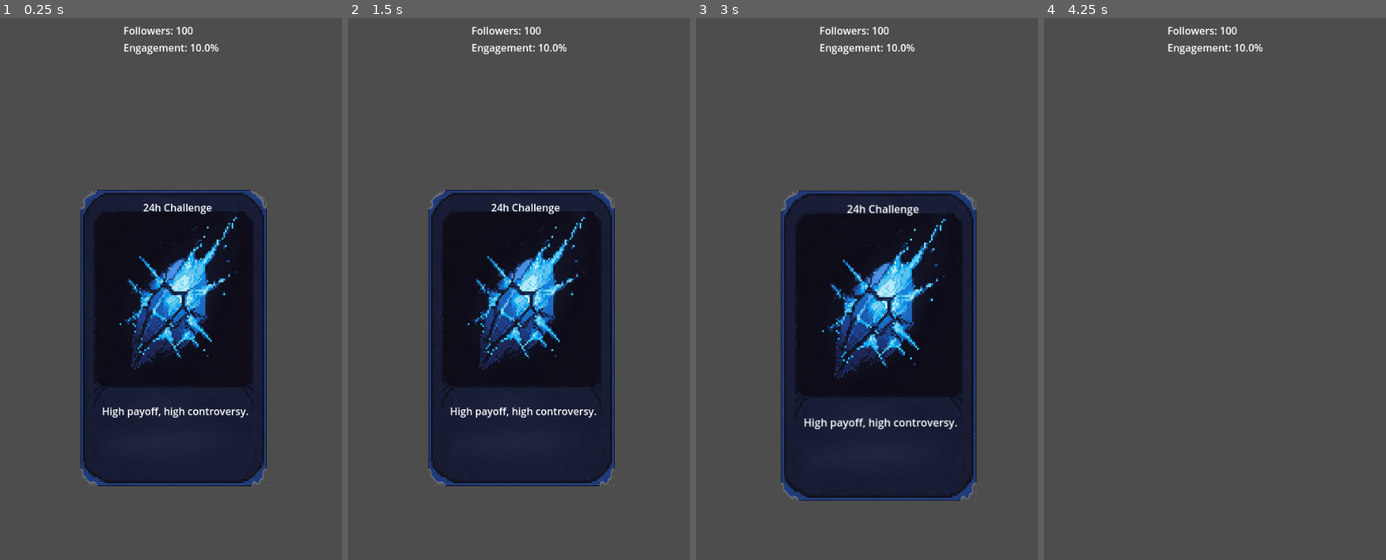
Above: before the commit, frames 1-4 (left to right).
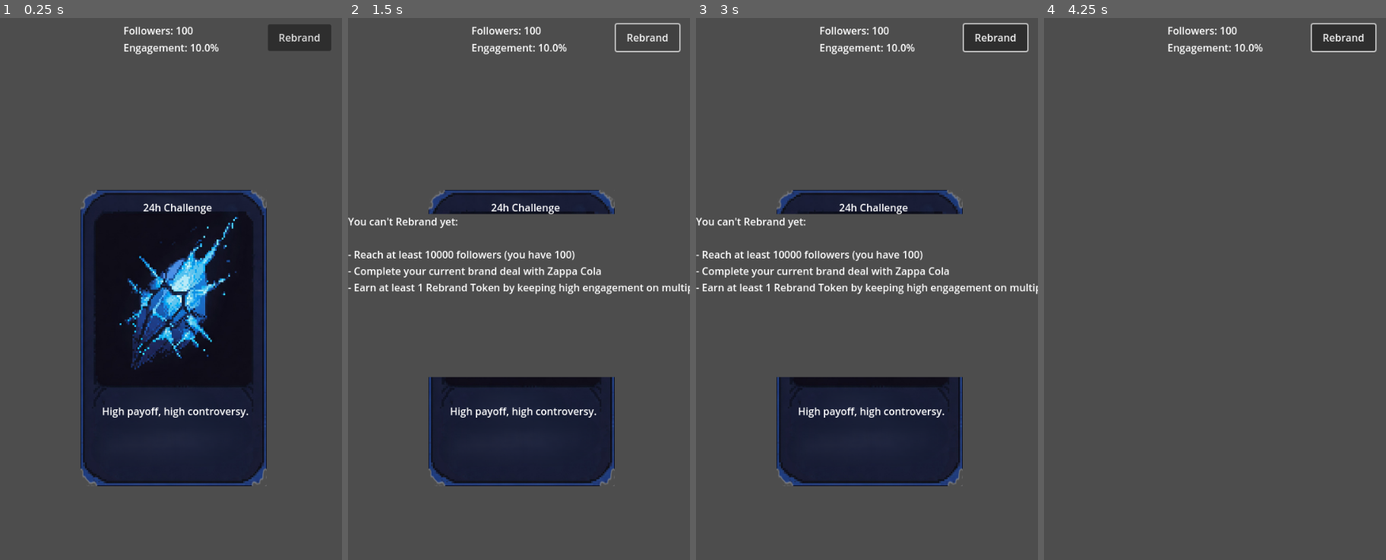
Above: after the commit, the same moments.

Repository: Sanyam-jhingan/InfluencerGame
Game: Godot game, scene res://Main.tscn
Two runs of this game, one before a commit and one after it. Both use one fixed random seed, a clock stepped at 60 frames per second and the inputs below.
Inputs (mouse positions are in pixels of both pictures, inside the frame that each line leads up to):
- Up to frame 1 (0.25 s): no input
- Up to frame 2 (1.5 s): click (648, 39) at 0.5 s, where only the run after the commit has a clickable "Rebrand"; click (648, 39) at 1.25 s, where only the run after the commit has a clickable "Rebrand"
- Up to frame 3 (3 s): click (996, 39) at 2 s, where only the run after the commit has a clickable "Rebrand"; tap Enter at 2.75 s; drag from (870, 326) to (901, 164) at 2.77 s
- Up to frame 4 (4.25 s): drag from (1317, 386) to (1197, 419) at 3.52 s

The runs differ from the first frame. In frame 1, 0.8% of the frame differs, in the area x 78-97%, y 1-7%; in frame 2, 18%; in frame 3, 25%, in the area x 0-100%, y 0-90%; in frame 4, 1.0%.

Commit message:
Added Rebrand mechanic

Diff:
--- a/Main.gd
+++ b/Main.gd
@@ -5,11 +5,21 @@
 @onready var engagement_label = $FollowerPanel/EngagementLabel
 @onready var card_container = $CardContainer
 @onready var result_label = $ResultLabel
+@onready var rebrand_button = $RebrandButton
 
 # Game Variables
 var followers = 100
 var engagement = 10.0
 var current_card = null
+
+# Prestige System: Rebranding
+var rebrand_tokens = 0
+var rebrand_available = false
+var rebrand_engagement_streak = 0
+const REBRAND_FOLLOWER_REQUIREMENT = 10000
+const REQUIRED_ENGAGEMENT_STREAK = 10
+const REQUIRED_ENGAGEMENT_THRESHOLD = 20.0
+var brand_deal_completed = false
 
 # Algorithm Update System
 enum FavoredContent { TREND, BRAND, VLOG, CHALLENGE }
@@ -30,31 +40,29 @@
 	algorithm_timer.autostart = true
 	algorithm_timer.timeout.connect(_on_algorithm_shift)
 
-	# Simulate initial brand deal
 	offer_brand_deal()
+	rebrand_button.disabled = false
+	rebrand_button.pressed.connect(_on_rebrand_pressed)
 
 func update_stats():
 	follower_label.text = "Followers: %d" % followers
 	engagement_label.text = "Engagement: %.1f%%" % engagement
+	rebrand_button.disabled = not check_rebrand_conditions()
 
 func generate_new_card():
 	if current_card and is_instance_valid(current_card):
 		current_card.queue_free()
-		await get_tree().process_frame  # Ensure it's freed before adding a new one
+		await get_tree().process_frame
 
 	var card = preload("res://Card.tscn").instantiate()
-
 	var content_types = FavoredContent.values()
 	var content_type = content_types[randi() % content_types.size()]
-
-	# Randomized attributes
 	card.card_data = {
 		"reach": randi_range(50, 300),
 		"risk": randf_range(0.0, 0.6),
 		"content_type": content_type,
-		"quality_score": randf_range(0.0, 1.0)  # 0.0 = bad, 1.0 = excellent
+		"quality_score": randf_range(0.0, 1.0)
 	}
-
 	card_container.add_child(card)
 	card.swipe_accepted.connect(_on_card_accepted)
 	card.swipe_rejected.connect(_on_card_rejected)
@@ -64,27 +72,31 @@
 	var glow = $AcceptGlow if is_accept else $RejectGlow
 	var tween = get_tree().create_tween()
 	glow.modulate.a = 0.0
-	tween.tween_property(glow, "modulate:a", 1.0, 0.1) # Fade in
+	tween.tween_property(glow, "modulate:a", 1.0, 0.1)
 	tween.tween_interval(0.1)
-	tween.tween_property(glow, "modulate:a", 0.0, 0.2) # Fade out
+	tween.tween_property(glow, "modulate:a", 0.0, 0.2)
 
 func _on_card_accepted(card_data):
 	flash_glow(true)
 	var score = evaluate_card(card_data)
 	var quality = card_data.quality_score
 
-	# Only high-quality content gains followers
 	if quality > 0.4:
 		followers += int(score * quality)
 		engagement += randf_range(0.1, 1.0) * quality
 		result_label.text = "👍 Great choice!"
+		if engagement >= REQUIRED_ENGAGEMENT_THRESHOLD:
+			rebrand_engagement_streak += 1
+			if rebrand_engagement_streak >= REQUIRED_ENGAGEMENT_STREAK:
+				rebrand_tokens += 1
+				rebrand_engagement_streak = 0
+				result_label.text += " ✨ Earned a Rebrand Token!"
 	else:
-		# Penalty for blindly accepting junk
 		followers -= int((1.0 - quality) * 50)
 		engagement -= randf_range(0.3, 1.0) * (1.0 - quality)
+		rebrand_engagement_streak = 0
 		result_label.text = "⚠️ Low-quality post! You lost followers."
 
-	# Check brand deal completion
 	if active_deal and FavoredContent.has(card_data.content_type) and FavoredContent[card_data.content_type] == active_deal.requirement:
 		complete_brand_deal()
 
@@ -94,20 +106,17 @@
 func _on_card_rejected(card_data):
 	flash_glow(false)
 	var score = evaluate_card(card_data)
-	if score < 50:  # Adjust this threshold as needed
+	if score < 50:
 		result_label.text = "🚫 Good call. That post would’ve flopped!"
 	else:
 		result_label.text = "👎 Missed opportunity."
 		followers -= int(card_data.risk * 5)
 		engagement -= randf_range(0.2, 0.5)
+		rebrand_engagement_streak = 0
 
 	update_stats()
 	generate_new_card()
 
-
-# ----------- Extensions -----------
-
-# Algorithm Update System
 func _on_algorithm_shift():
 	var options = FavoredContent.values()
 	current_favored = options[randi() % options.size()]
@@ -119,7 +128,8 @@
 		base_score *= 1.5
 	return base_score
 
-# Brand Deal System
+# ----- Brand Deal System -----
+
 func offer_brand_deal():
 	var deal = {
 		"brand": "Zappa Cola",
@@ -140,9 +150,48 @@
 		followers += active_deal.reward
 		result_label.text = "💰 Brand deal completed!"
 		print("🎉 Brand deal complete! Followers gained.")
+		brand_deal_completed = true
 		active_deal = null
 
 func show_brand_offer(deal):
 	print("💼 New Brand Deal Offer: %s wants %s content" % [deal.brand, deal.requirement])
-	# In the future, you can pop up a UI panel here
-	accept_brand_deal(deal)  # Auto-accept for now (can change to player choice later)
+	accept_brand_deal(deal)
+
+# ----- Rebrand System -----
+
+func check_rebrand_conditions() -> bool:
+	return followers >= REBRAND_FOLLOWER_REQUIREMENT and brand_deal_completed and rebrand_tokens > 0
+
+func show_rebrand_hint():
+	var reasons = []
+
+	if followers < REBRAND_FOLLOWER_REQUIREMENT:
+		reasons.append("- Reach at least %d followers (you have %d)" % [REBRAND_FOLLOWER_REQUIREMENT, followers])
+
+	if active_deal != null:
+		reasons.append("- Complete your current brand deal with %s" % active_deal.brand)
+
+	if rebrand_tokens < 1:
+		reasons.append("- Earn at least 1 Rebrand Token by keeping high engagement on multiple good posts")
+
+	var hint_text = "You can't Rebrand yet:\n\n" + "\n".join(reasons)
+	$RebrandHintPopup/RebrandHintLabel.text = hint_text
+	$RebrandHintPopup.popup_centered()
+
+func _on_rebrand_pressed():
+	print("Rebrand button pressed")
+	if not check_rebrand_conditions():
+		show_rebrand_hint()
+		return
+
+	followers = 100
+	engagement = 10.0
+	rebrand_tokens -= 1
+	brand_deal_completed = false
+	rebrand_engagement_streak = 0
+	result_label.text = "🔄 You rebranded! Growth bonuses applied."
+
+	# Apply prestige bonuses (placeholder - customize later)
+	# Example: +10% permanent follower gain multiplier (not yet implemented)
+	update_stats()
+	generate_new_card()
--- a/Main.tscn
+++ b/Main.tscn
@@ -26,7 +26,7 @@
 
 [node name="FollowerLabel" type="Label" parent="FollowerPanel"]
 layout_mode = 2
-text = "99"
+text = "999"
 
 [node name="EngagementLabel" type="Label" parent="FollowerPanel"]
 layout_mode = 2
@@ -78,3 +78,23 @@
 offset_right = 22.0
 offset_bottom = 779.0
 color = Color(1, 0, 0, 0.47451)
+
+[node name="RebrandButton" type="Button" parent="."]
+layout_mode = 0
+offset_left = 423.0
+offset_top = 2.0
+offset_right = 523.0
+offset_bottom = 44.0
+text = "Rebrand"
+
+[node name="RebrandConfirm" type="ConfirmationDialog" parent="."]
+
+[node name="RebrandHintPopup" type="Popup" parent="."]
+title = "Rebrand?"
+size = Vector2i(355, 257)
+
+[node name="RebrandHintLabel" type="Label" parent="RebrandHintPopup"]
+offset_right = 40.0
+offset_bottom = 23.0
+text = "sadfadsgdsgdsgdsgadsgdsgdsgdsgdsgadsgdsg"
+vertical_alignment = 1
--- /dev/null
+++ b/RebrandManager.gd
@@ -0,0 +1,32 @@
+extends Node
+
+# --- RebrandManager.gd ---
+# Attach this to a global autoload singleton if possible
+
+var rebrand_count := 0
+var total_legacy_influence := 0
+
+const REBRAND_THRESHOLD := 100000
+const FOLLOWER_BONUS_PER_REBRAND := 0.10
+const ENGAGEMENT_BONUS_PER_REBRAND := 0.05
+
+func can_rebrand(current_followers: int) -> bool:
+	return current_followers >= REBRAND_THRESHOLD
+
+func perform_rebrand(current_followers: int):
+	if not can_rebrand(current_followers):
+		return
+
+	rebrand_count += 1
+	total_legacy_influence += calculate_legacy_points(current_followers)
+	# Emit signal or call game reset here
+	get_tree().call_group("game", "reset_game_state")
+
+func calculate_legacy_points(followers: int) -> int:
+	return int(followers / 10000)
+
+func get_follower_bonus_multiplier() -> float:
+	return 1.0 + (rebrand_count * FOLLOWER_BONUS_PER_REBRAND)
+
+func get_engagement_bonus_multiplier() -> float:
+	return 1.0 + (rebrand_count * ENGAGEMENT_BONUS_PER_REBRAND)
--- a/project.godot
+++ b/project.godot
@@ -15,6 +15,10 @@
 config/features=PackedStringArray("4.2", "Mobile")
 config/icon="res://icon.svg"
 
+[autoload]
+
+RebrandManager="*res://RebrandManager.gd"
+
 [display]
 
 window/size/viewport_width=540
